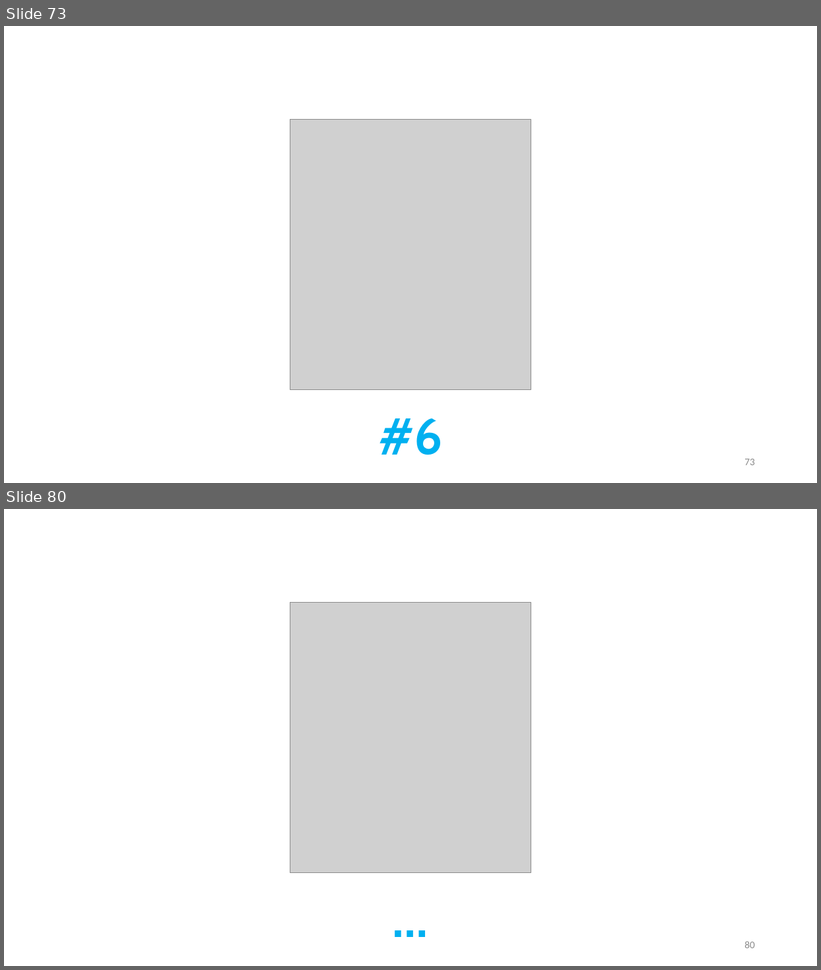
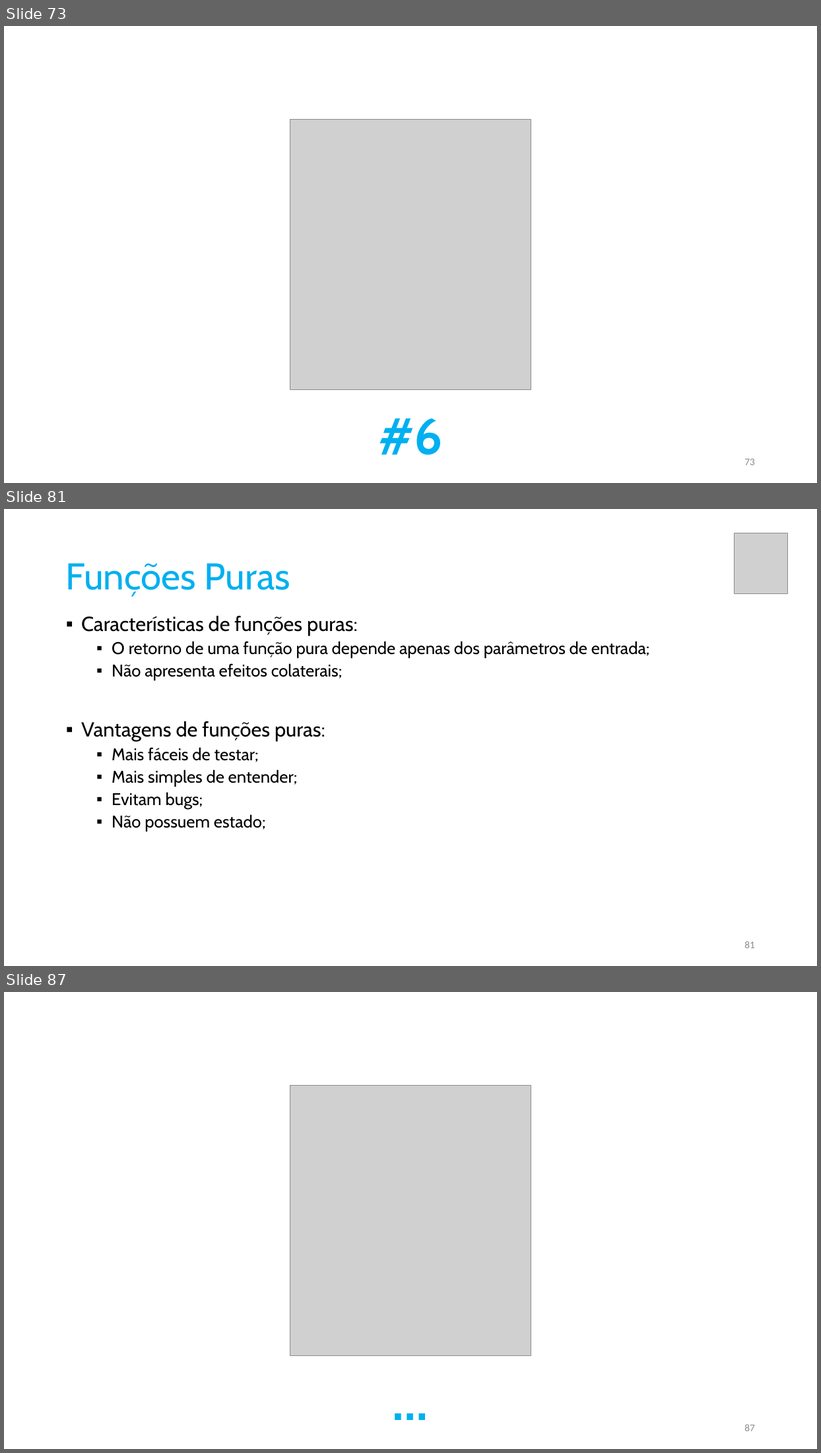
Before and after one commit to pfaco/ees_cpp, a slide deck: slides/C++.pptx. Shown one above the other, each under a label of ours: slides 73 and 80 before the commit, slides 73, 81 and 87 after it; the slides between them are not shown. The pictures are 821x970 and 821x1453 pixels, drawn with LibreOffice and Linux fonts; fonts in the diff are those of the drawing; grey boxes stand for pictures. Boxes give left, top, right and bottom in pixels: in the first picture for what was removed or moved away, otherwise in the second. Text is boxed around its words. In the diff, an @@ line names an element or a change of style, - is before the commit and + after.

```diff
--- a/slides/C++.pptx
+++ b/slides/C++.pptx
@@ slide 81 added at (4, 509, 817, 966), background #FFFFFF @@
@@ picture added at (735, 533, 789, 593) @@
@@ title added at (66, 563, 290, 597), 44 pt, text #00B0F0 @@
+Funções Puras
@@ text added at (81, 616, 650, 832), 20 pt, text #000000 @@
+▪ Características de funções puras:
+  ▪ O retorno de uma função pura depende apenas dos parâmetros de entrada;
+  ▪ Não apresenta efeitos colaterais;
+▪ Vantagens de funções puras:
+  ▪ Mais fáceis de testar;
+  ▪ Mais simples de entender;
+  ▪ Evitam bugs;
+  ▪ Não possuem estado;
@@ page number added at (745, 941, 755, 949), 12 pt, text #8C8C8C @@
+81
@@ what was slide 80 is now slide 87 @@
@@ page number at (745, 1424, 755, 1432): text changed @@
-80
+87
```
Also in this commit, not shown: 2 slides changed, 10 other slides added, 2 slides removed, 6 other files.
